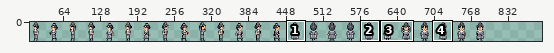
File history of a sprite sheet, asset/Untitled 04-10-2024 06-37-22.png. Above, an overview of the earlier version with the close-up marked.
Close-up. Old version:
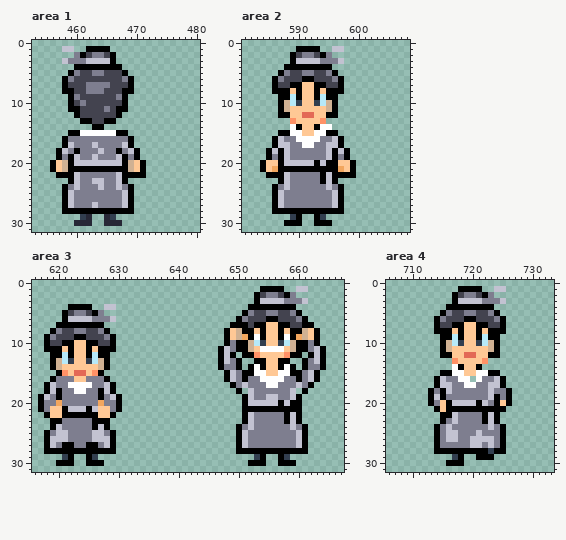
The file is 800x32 pixels. Shown: area 1: x 453..480, y 0..31; area 2: x 581..608, y 0..31; area 3: x 616..667, y 0..31; area 4: x 706..733, y 0..31. The old version is drawn lined up with the new one, on the new canvas. The wide view leaves out empty margins. The commit also changed other parts of the picture, which this record leaves out.
Now the later version:
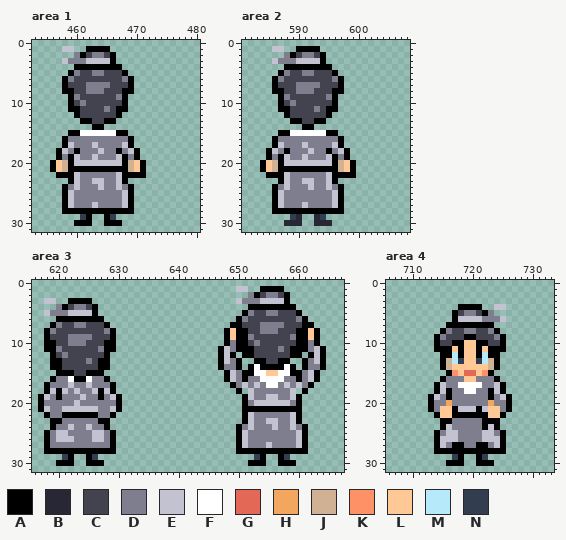
Palette (. is transparent): A #000000  B #272736  C #43434f  D #7e7e8f  E #c2c2d1  F #ffffff  G #e36956  H #f2a65e  J #d0b193  K #ff9166  L #ffc895  M #b6e9f9  N #323e4f
From old to new:
canvas 800x32 -> 896x32
Area 1:
y 29: x 462 B -> A; x 465 B -> A
y 30: x 460..462 BBB -> AAA; x 465..467 BBB -> AAA
Area 2:
y 1: x 586..587 .. -> EE; x 596..597 EE -> ..
y 2: x 588 . -> D; x 595 D -> .
y 3: x 586..589 ...A -> EDDD; x 594..597 DDDE -> A...
y 5: x 595 D -> C
y 6: x 591..592 AA -> CC
y 7: x 589..594 AALLAA -> CDDDDC
y 8: x 588..595 ALALLALA -> CCDDDCCC
y 9: x 588..595 AMALLAMA -> DCCCCCCD
y 10: x 588..595 JMNLLNMJ -> CDCCCCCC
y 11: x 588..595 JLLLLLLJ -> ACCCCDCA
y 12: x 587 A -> .; x 589..594 LLGGLL -> CCCCCC; x 596 A -> .
y 13: x 589..594 KLLLLK -> AACCAA
y 14: x 589..595 FALLAFF -> ..AA...
y 15: x 591..592 LL -> FF
y 16: x 587 E -> D; x 590..593 FFFF -> DDDD; x 596 E -> D
y 17: x 588 E -> D; x 591..592 FF -> ED; x 595 E -> D
y 18: x 587..588 AE -> DA; x 592 D -> E; x 595..596 EA -> AD
y 19: x 591 D -> E
y 20: x 586 L -> J; x 593 A -> E; x 595 A -> E; x 597 L -> J
y 21: x 586 H -> J; x 597 H -> J
y 22: x 594 A -> D
y 23: x 591..592 DD -> EE; x 594 A -> D
y 24: x 592 D -> E
y 27: x 591 D -> E
y 29: x 590 A -> B; x 593 A -> B
y 30: x 588..590 AAA -> BBB; x 593..595 AAA -> BBB
Area 3:
y 1: x 650..651 .. -> EE; x 660..661 EE -> ..
y 2: x 652 . -> D; x 659 D -> .
y 3: x 618..619 .. -> EE; x 622..625 .... -> AAAA; x 650..653 ...A -> EDDD; x 658..661 DDDE -> A...
y 4: x 620..626 ..AAAA. -> DACDDCA; x 628..629 EE -> ..
y 5: x 618..625 ...ACDDC -> EDDDEEEE; x 627 D -> .; x 659 D -> C
y 6: x 620 . -> A; x 622..629 EEEEDDDE -> AAAAAA..; x 655..656 AA -> CC
y 7: x 619..628 .AAAAAAAA. -> ADCCDDCCCA; x 651 A -> C; x 653..658 AALLAA -> CDDDDC
y 8: x 618..620 .AD -> ADC; x 623..624 DD -> CC; x 627..629 DA. -> CDA; x 650 J -> A; x 652..659 ALALLALA -> CCDDDCCC; x 661 J -> A
y 9: x 619 D -> C; x 622..625 CAAC -> DDDD; x 628 D -> C; x 650..661 JHAFALLAFAHJ -> AADCCCCCCDAA
y 10: x 619 C -> A; x 621..626 AALLAA -> CDDDCC; x 628 C -> A; x 652..659 JMNLLNMJ -> CDCCCCCC
y 11: x 620..627 ALALLALA -> DCCCCCCD; x 652..659 JLFFFFLJ -> ACCCCDCA
y 12: x 620..627 AMALLAMA -> CDCCCCCC; x 653..658 KLLLLK -> CCCCCC
y 13: x 620..627 JMNLLNMJ -> ACCCCDCA; x 655..656 LL -> CC
y 14: x 620..627 JLLLLLLJ -> ACCCCCCA; x 655..656 LL -> AA
y 15: x 621..626 KLGGLK -> AACCAA
y 16: x 622..625 DLLD -> FAAF
y 17: x 619 E -> D; x 622..625 FFFF -> EDDE; x 628 E -> D; x 653 D -> E; x 658 D -> E
y 18: x 621 D -> E; x 623..624 FF -> ED; x 626 D -> E
y 19: x 624 D -> E
y 20: x 620 H -> D; x 623 D -> E; x 627 H -> D; x 652 E -> D; x 657 A -> E; x 659 A -> D
y 21: x 618..621 DLLA -> EDDE; x 625 A -> E; x 627..629 LLD -> DDE
y 22: x 619..620 LL -> DD; x 627..628 LL -> DD; x 658 A -> D
y 23: x 626 A -> D; x 655..656 DD -> EE; x 658 A -> D
y 24: x 620 E -> D; x 622 D -> E; x 625..627 DAE -> EDD; x 656 D -> E
y 26: x 619 E -> D; x 622 D -> E; x 628 E -> D
y 27: x 619 E -> D; x 621..622 AA -> DD; x 625..626 AA -> DD; x 628 E -> D; x 655 D -> E
Area 4:
y 1: x 718..721 AAAA -> ....; x 724..725 EE -> ..
y 2: x 717..723 ACDDCAD -> .......
y 3: x 717..725 AEEEEDDDE -> .........
y 4: x 716..717 AA -> ..; x 722..725 AA.. -> ..EE
y 5: x 715..717 ADC -> ..A; x 722 C -> A; x 724 A -> .
y 6: x 714..723 ADCCCAACCC -> ...AEEEEDD; x 725 A -> E
y 7: x 714..716 ACC -> ..A; x 719..720 LL -> AA; x 723..725 CCA -> A..
y 8: x 714 A -> .; x 716..723 ALALLALA -> DCCDDCCD; x 725 A -> .
y 9: x 714..725 .AAMALLAMAA. -> ADCCCAACCCDA
y 10: x 714..718 .AJMN -> ACCAA; x 721..725 NMJA. -> AACCA
y 11: x 714 . -> A; x 716 J -> A; x 718 L -> A; x 721 L -> A; x 723 J -> A; x 725 . -> A
y 12: x 717..722 LLGGLL -> MALLAM
y 13: x 715..718 ..KL -> AJMN; x 721..724 LK.. -> NMJA
y 14: x 715..718 ..FA -> AJLL; x 721..724 A... -> LLJA
y 15: x 715 A -> .; x 717..722 FFLLFF -> KLGGLK; x 724 A -> .
y 16: x 714..715 AE -> .A; x 718..721 FF.F -> DLLD; x 724..725 EA -> A.
y 17: x 716 E -> D; x 718 D -> F; x 721 D -> F; x 723 E -> D
y 18: x 713..716 ADAE -> .AEA; x 719..720 DD -> FF; x 723..726 EDDA -> AEA.
y 19: x 715..716 AD -> DA; x 723..725 EAD -> ADE
y 20: x 715..725 LAEEEEAEDAL -> DHDDDDDDHDD
y 21: x 713..714 .A -> AD; x 716 A -> L; x 718..720 AAA -> EEE; x 722..726 AAAA. -> ELLDA
y 22: x 714..721 .AAEDDDD -> ALLAAAAA; x 723..725 EA. -> LLA
y 23: x 716..717 DE -> AD; x 723 E -> A
y 24: x 714..715 AD -> .A; x 722 D -> A; x 724..725 DA -> A.
y 25: x 721..723 EDD -> DEE
y 26: x 715 D -> E; x 720..721 EE -> DD; x 724 D -> E
y 27: x 715 D -> E; x 717..718 DD -> AA; x 720..724 EEDED -> DAADE
y 28: x 723 N -> A
y 29: x 722..723 AA -> N.
y 30: x 721..723 ... -> AAA
Pixel boxes of the changes (left, top, right, bottom) in both close-ups:
changed: (74, 214, 122, 226)
changed: (272, 46, 344, 226)
changed: (236, 286, 308, 448)
changed: (44, 298, 116, 448)
changed: (428, 286, 512, 466)
